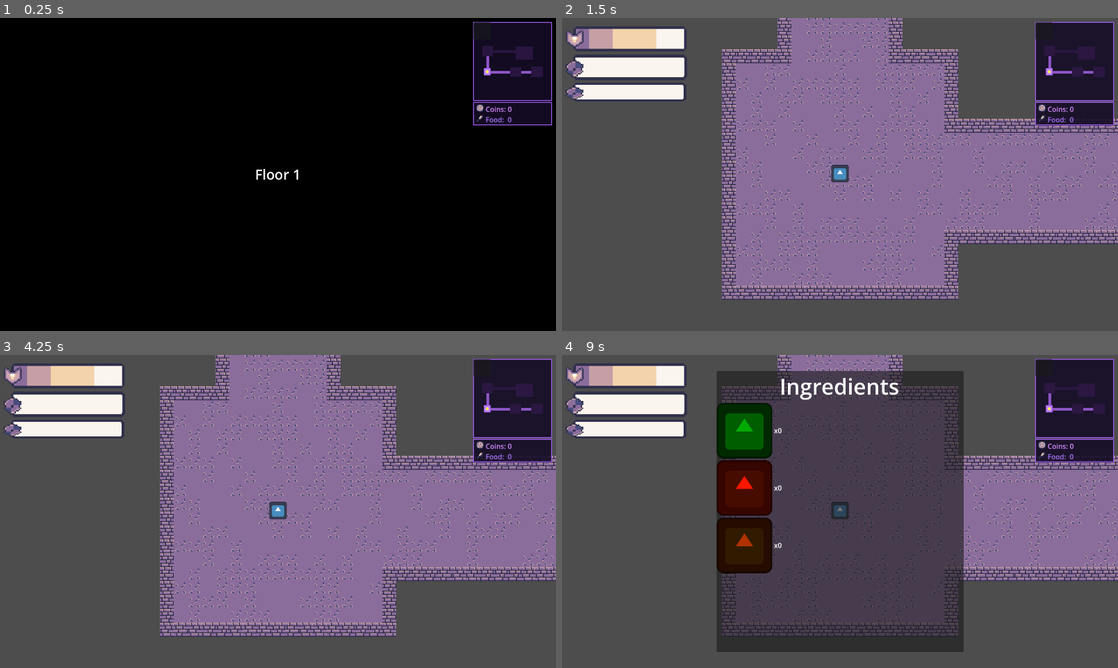
Above: before the commit, frames 1-4 (two rows, left to right).
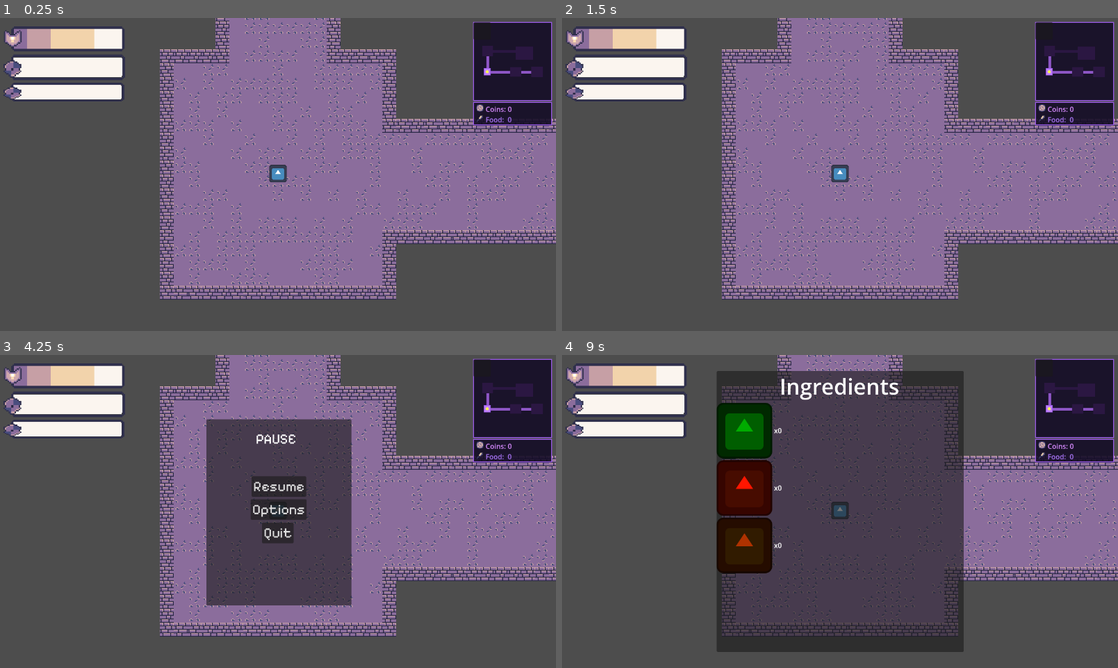
Above: after the commit, the same moments.

Repository: chabsseu/Stauffs-and-Magic
Game: Godot game, scene res://Scenes/Map/dungeon_generation.tscn
The game is run twice, just before and just after one commit, with the same random seed, the same clock (stepped at 60 frames per second) and the same inputs. This scene is started directly instead of the project's main scene. The engine's default icon, where the game draws it, is replaced by a stand-in: a white triangle on a blue panel in a dark square.
Inputs (mouse positions are in pixels of both pictures, inside the frame that each line leads up to):
- Up to frame 1 (0.25 s): no input
- Up to frame 2 (1.5 s): tap Enter at 0.5 s; move the mouse to (962, 158) at 0.52 s; tap A (A) at 0.6 s; tap D (D) at 0.8, 1.35 s; move the mouse to (728, 190) at 1.27 s
- Up to frame 3 (4.25 s): tap S (S) at 1.55, 2.1 s; tap Space at 2, 3.5 s; move the mouse to (333, 442) at 2.02 s; tap W (W) at 2.3, 2.85 s; tap Enter at 2.75 s; move the mouse to (250, 574) at 2.77 s; tap E (interact) at 3.05 s; move the mouse to (444, 558) at 3.52 s; hold E (interact) from 3.53 s (still down); tap A (A) at 3.8 s; tap Escape (pause, bound only after the commit) at 4.15 s
- Up to frame 4 (9 s): release E (interact) at 4.25 s; click (840, 486) at 4.25 s, where only the run after the commit has a clickable "Resume"; tap Enter at 5 s; move the mouse to (673, 464) at 5.02 s; tap A (A) at 5.1, 8.3 s; tap D (D) at 5.3, 5.85 s; tap Space at 5.75 s; move the mouse to (867, 511) at 5.77 s; tap S (S) at 6.05, 6.6 s; move the mouse to (756, 433) at 6.52 s; tap W (W) at 6.8, 7.35 s; move the mouse to (962, 495) at 7.27 s; hold E (interact) 7.28-8.03 s; move the mouse to (728, 527) at 8.02 s; click (728, 527) at 8.1 s; move the mouse to (895, 442) at 8.77 s; hold Tab (ingredient_bag) from 8.78 s (still down)

The runs differ from the first frame. In frame 1, 95% of the frame differs, in the area x 0-100%, y 0-100%; in frame 2, nothing differs; in frame 3, 16%; in frame 4, nothing differs.
Error in both runs: Out of bounds get index '0' (on base: 'Array') (res://Scripts/Player/player.gd:293)

Commit message:
created a pause menu

Diff:
--- a/Scenes/Map/dungeon_generation.tscn
+++ b/Scenes/Map/dungeon_generation.tscn
@@ -27,6 +27,7 @@
 [ext_resource type="PackedScene" uid="uid://dy858vp7vsy74" path="res://Scenes/UI/altar_ui.tscn" id="16_nl7hk"]
 [ext_resource type="Texture2D" uid="uid://fgtatq2gfj12" path="res://Assets/MapAccessories/Food.png" id="17_mc0b8"]
 [ext_resource type="PackedScene" uid="uid://cwaqd4csrpqu3" path="res://Scenes/Floors/altar.tscn" id="26_n8d2p"]
+[ext_resource type="PackedScene" uid="uid://dl4d0yxigw21r" path="res://Scenes/UI/pause_menu.tscn" id="28_7sm57"]
 
 [sub_resource type="TileSetAtlasSource" id="TileSetAtlasSource_qpfl8"]
 texture = ExtResource("2_eo2qp")
@@ -73,9 +74,9 @@
 
 [node name="attack_statue" parent="." unique_id=1104023823 instance=ExtResource("5_vidkv")]
 
-[node name="CanvasLayer" type="CanvasLayer" parent="." unique_id=1655216316]
+[node name="PopUP_UI" type="CanvasLayer" parent="." unique_id=1655216316]
 
-[node name="Forge" parent="CanvasLayer" unique_id=1896441417 instance=ExtResource("11_smyv6")]
+[node name="Forge" parent="PopUP_UI" unique_id=1896441417 instance=ExtResource("11_smyv6")]
 anchors_preset = 8
 anchor_left = 0.5
 anchor_top = 0.5
@@ -88,16 +89,28 @@
 grow_horizontal = 2
 grow_vertical = 2
 
-[node name="AltarUI" parent="CanvasLayer" unique_id=593576041 instance=ExtResource("16_nl7hk")]
+[node name="AltarUI" parent="PopUP_UI" unique_id=593576041 instance=ExtResource("16_nl7hk")]
 anchors_preset = 8
 anchor_left = 0.5
 anchor_top = 0.5
 anchor_right = 0.5
 anchor_bottom = 0.5
 
+[node name="PauseMenu" parent="PopUP_UI" unique_id=513293175 instance=ExtResource("28_7sm57")]
+anchors_preset = 8
+anchor_left = 0.5
+anchor_top = 0.5
+anchor_right = 0.5
+anchor_bottom = 0.5
+offset_left = -165.0
+offset_top = -212.0
+offset_right = -165.0
+offset_bottom = -212.0
+
 [node name="Portal" parent="." unique_id=111973993 instance=ExtResource("9_j7ugi")]
 
 [node name="StageTransition" parent="." unique_id=860889166 instance=ExtResource("12_r55y5")]
+visible = false
 
 [node name="MinimapLayer" type="CanvasLayer" parent="." unique_id=673748554]
 
--- /dev/null
+++ b/Scenes/UI/pause_menu.tscn
@@ -0,0 +1,65 @@
+[gd_scene format=3 uid="uid://dl4d0yxigw21r"]
+
+[ext_resource type="Script" uid="uid://6t3nd3pxhllb" path="res://Scripts/UI/pause_menu.gd" id="1_8rf44"]
+[ext_resource type="FontFile" uid="uid://d2oxg5erodfuh" path="res://Assets/Fonts/Title Screen Font/Pixelify_Sans/PixelifySans-VariableFont_wght.ttf" id="1_rrvs5"]
+
+[node name="PauseMenu" type="Control" unique_id=513293175]
+process_mode = 3
+layout_mode = 3
+anchors_preset = 15
+anchor_right = 1.0
+anchor_bottom = 1.0
+grow_horizontal = 2
+grow_vertical = 2
+script = ExtResource("1_8rf44")
+
+[node name="Panel" type="Panel" parent="." unique_id=496600746]
+layout_mode = 0
+offset_right = 334.0
+offset_bottom = 428.0
+
+[node name="resume" type="Button" parent="Panel" unique_id=456595287]
+layout_mode = 0
+offset_left = 104.0
+offset_top = 131.0
+offset_right = 230.0
+offset_bottom = 178.0
+theme_override_fonts/font = ExtResource("1_rrvs5")
+theme_override_font_sizes/font_size = 32
+text = "Resume"
+
+[node name="options" type="Button" parent="Panel" unique_id=1851132794]
+layout_mode = 0
+offset_left = 102.0
+offset_top = 184.0
+offset_right = 231.0
+offset_bottom = 231.0
+theme_override_fonts/font = ExtResource("1_rrvs5")
+theme_override_font_sizes/font_size = 32
+text = "Options
+"
+
+[node name="quit" type="Button" parent="Panel" unique_id=1195107777]
+layout_mode = 0
+offset_left = 128.0
+offset_top = 238.0
+offset_right = 201.0
+offset_bottom = 285.0
+theme_override_fonts/font = ExtResource("1_rrvs5")
+theme_override_font_sizes/font_size = 32
+text = "Quit
+"
+
+[node name="Label" type="Label" parent="Panel" unique_id=442716608]
+layout_mode = 0
+offset_left = 114.0
+offset_top = 26.0
+offset_right = 207.0
+offset_bottom = 65.0
+theme_override_fonts/font = ExtResource("1_rrvs5")
+theme_override_font_sizes/font_size = 32
+text = "PAUSE"
+
+[connection signal="pressed" from="Panel/resume" to="." method="_on_resume_pressed"]
+[connection signal="pressed" from="Panel/options" to="." method="_on_options_pressed"]
+[connection signal="pressed" from="Panel/quit" to="." method="_on_quit_pressed"]
--- a/Scenes/UI/title_screen.tscn
+++ b/Scenes/UI/title_screen.tscn
@@ -58,22 +58,24 @@
 theme_override_font_sizes/font_size = 32
 text = "Quit"
 
-[node name="Container" type="Container" parent="Wrapper" unique_id=1313766666]
+[node name="Illustration" type="Container" parent="Wrapper" unique_id=1313766666]
 offset_left = 552.0
 offset_top = 86.0
 offset_right = 1006.0
 offset_bottom = 531.0
 
-[node name="Sprite2D" type="Sprite2D" parent="Wrapper/Container" unique_id=1124566895]
+[node name="Sprite2D" type="Sprite2D" parent="Wrapper/Illustration" unique_id=1124566895]
 position = Vector2(229.25005, 219.99997)
 scale = Vector2(0.35898444, 0.62499994)
 texture = ExtResource("3_2br5b")
 
-[node name="Label" type="Label" parent="Wrapper" unique_id=1860210329]
-offset_left = 77.0
-offset_top = 605.0
-offset_right = 140.0
-offset_bottom = 644.0
+[node name="version" type="Label" parent="Wrapper" unique_id=1860210329]
+anchors_preset = 2
+anchor_top = 1.0
+anchor_bottom = 1.0
+offset_top = -39.0
+offset_right = 63.0
+grow_vertical = 0
 theme_override_fonts/font = ExtResource("2_bnqst")
 theme_override_font_sizes/font_size = 32
 text = "v 1.0"
--- /dev/null
+++ b/Scripts/UI/pause_menu.gd
@@ -0,0 +1,28 @@
+extends Control
+
+func _ready():
+    # Hide pause menu at start
+    hide()
+
+func _input(event):
+    if event.is_action_pressed("pause"):  # ESC key
+        toggle_pause()
+
+func toggle_pause():
+    if visible:
+        hide()
+        get_tree().paused = false
+    else:
+        show()
+        get_tree().paused = true
+
+func _on_resume_pressed():
+    hide()
+    get_tree().paused = false
+
+func _on_options_pressed():
+    pass  # add options later
+
+func _on_quit_pressed():
+    get_tree().paused = false
+    get_tree().change_scene_to_file("res://Scenes/UI/title_screen.tscn")
--- a/project.godot
+++ b/project.godot
@@ -115,6 +115,11 @@
 "events": [Object(InputEventKey,"resource_local_to_scene":false,"resource_name":"","device":-1,"window_id":0,"alt_press …(192 unchanged characters)…
 ]
 }
+pause={
+"deadzone": 0.2,
+"events": [Object(InputEventKey,"resource_local_to_scene":false,"resource_name":"","device":-1,"window_id":0,"alt_pressed":false,"shift_pressed":false,"ctrl_pressed":false,"meta_pressed":false,"pressed":false,"keycode":0,"physical_keycode":4194305,"key_label":0,"unicode":0,"location":0,"echo":false,"script":null)
+]
+}
 
 [rendering]
 
Not shown, added: Scripts/UI/pause_menu.gd.uid
